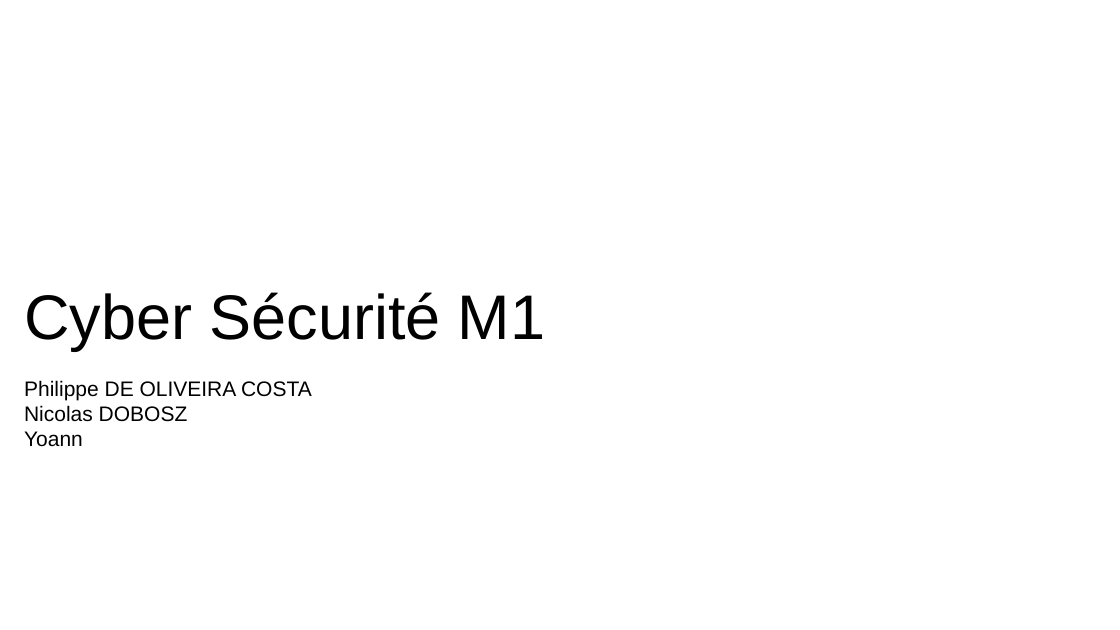
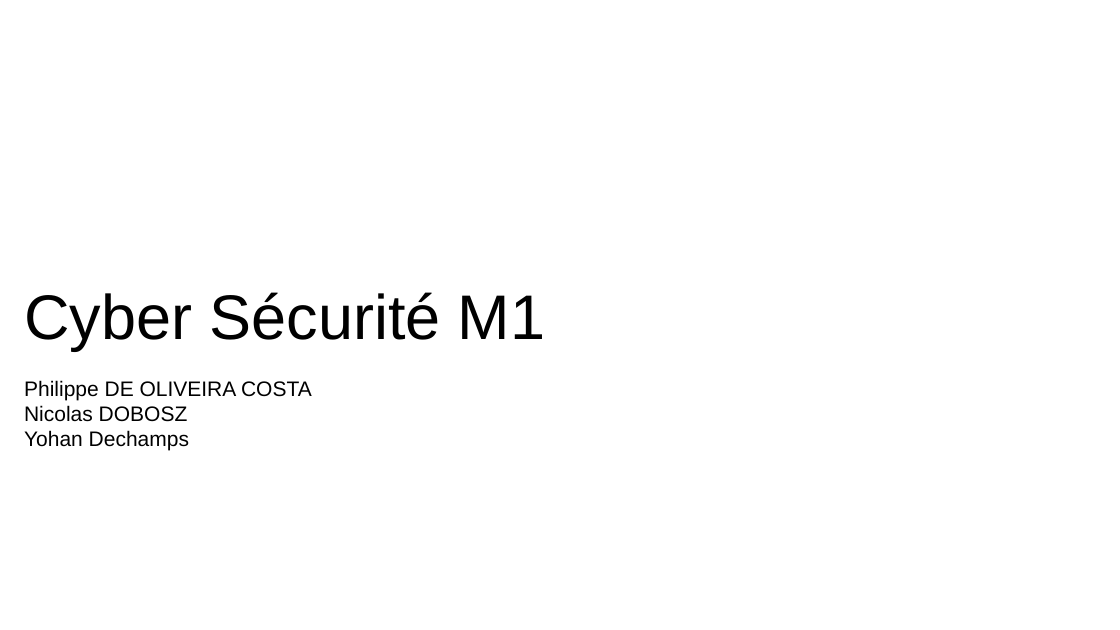
Before and after one commit to Lotratemi/Cyber-M1-NYP, a slide deck: slide 1 of Présentation.pptx. Drawn at 1120x630 pixels with LibreOffice and Linux fonts; fonts in the diff are those of the drawing; background and template pictures are left out. Boxes give left, top, right and bottom in pixels: in the first picture for what was removed or moved away, otherwise in the second. Text is boxed around its words. In the diff, an @@ line names an element or a change of style, - is before the commit and + after.

```diff
--- a/Présentation.pptx
+++ b/Présentation.pptx
@@ text at (24, 430, 189, 451): text changed @@
-Yoann
+Yohan Dechamps
```
